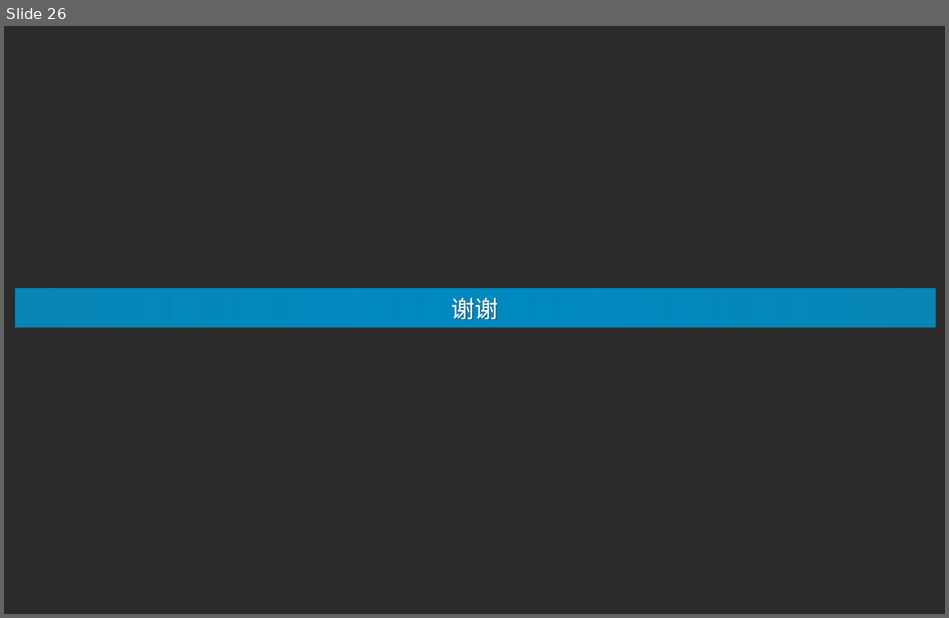
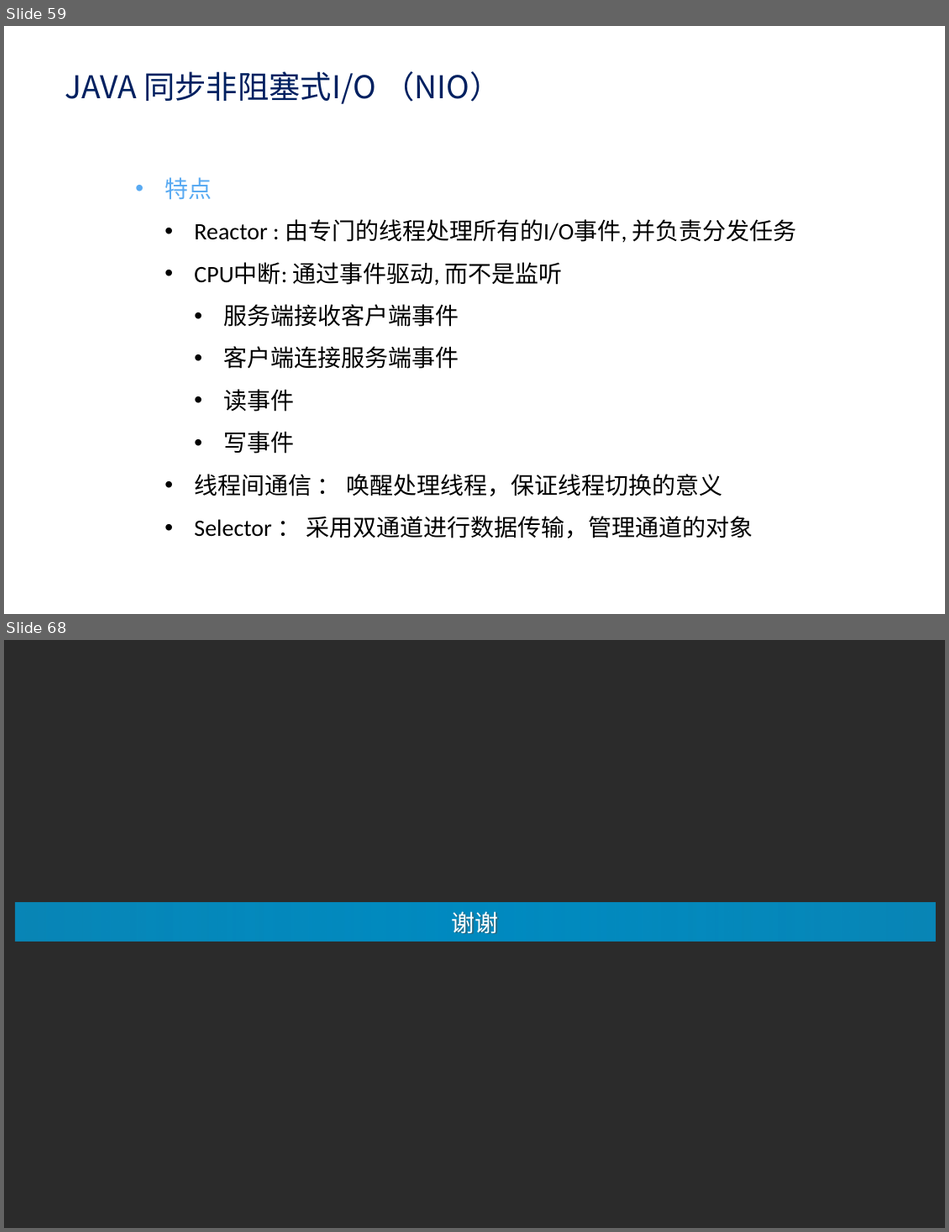
Before and after one commit to edwin1215/edwin, a slide deck: jvm原理.pptx. Shown one above the other, each under a label of ours: slide 26 before the commit, slides 59 and 68 after it; the slides between them are not shown. The pictures are 949x618 and 949x1232 pixels, drawn with LibreOffice and Linux fonts; fonts in the diff are those of the drawing; background and template pictures are left out; a plain dark background stands for a picture behind light text. Boxes give left, top, right and bottom in pixels: in the first picture for what was removed or moved away, otherwise in the second. Text is boxed around its words. In the diff, an @@ line names an element or a change of style, - is before the commit and + after.

```diff
--- a/jvm原理.pptx
+++ b/jvm原理.pptx
@@ slide 59 added at (4, 26, 945, 614), background picture (left out) @@
@@ text added at (64, 71, 501, 104), 24 pt, text #002060 @@
+JAVA 同步非阻塞式I/O （NIO）
@@ text added at (164, 177, 797, 538), 18 pt, text #000000 @@
+  • 特点
+  • Reactor : 由专门的线程处理所有的I/O事件, 并负责分发任务
+  • CPU中断: 通过事件驱动, 而不是监听
+  • 服务端接收客户端事件
+  • 客户端连接服务端事件
+  • 读事件
+  • 写事件
+  • 线程间通信 ： 唤醒处理线程，保证线程切换的意义
+  • Selector ： 采用双通道进行数据传输，管理通道的对象
@@ what was slide 26 is now slide 68 @@
```
Also in this commit, not shown: 1 slide changed, 41 other slides added.
